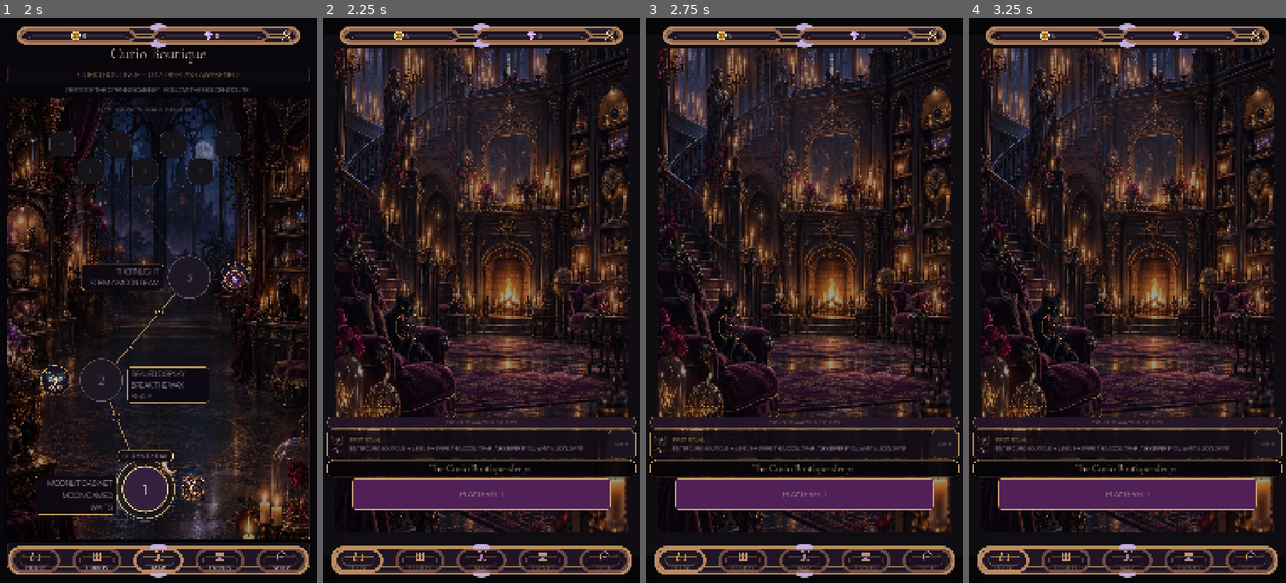
Above: before the commit, frames 1-4 (left to right).
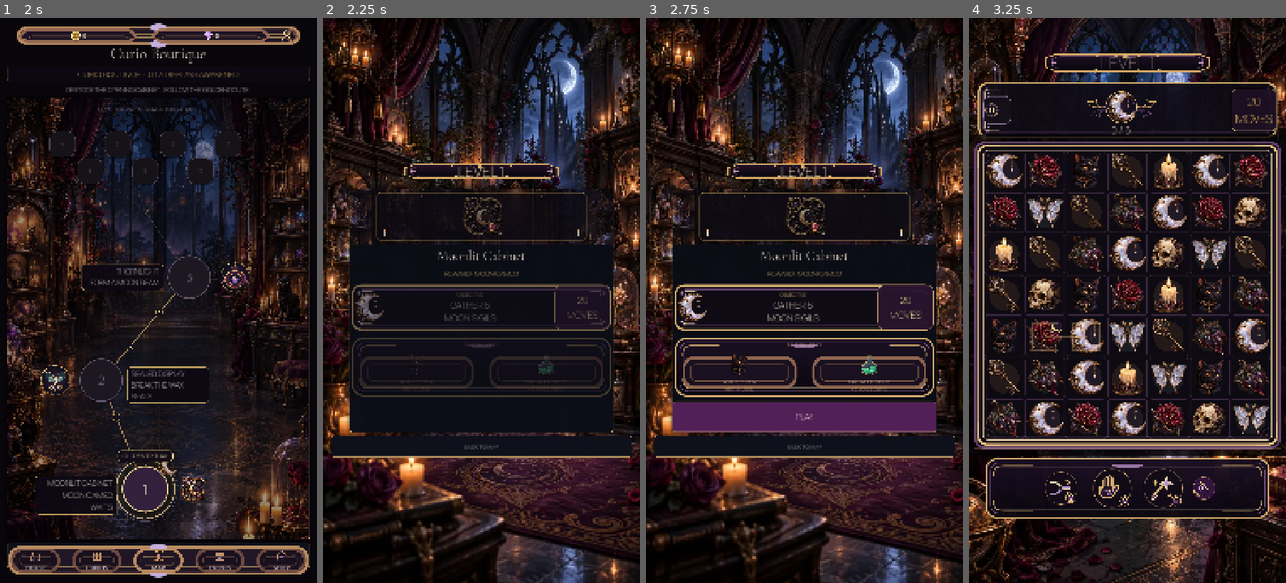
Above: after the commit, the same moments.

Repository: Jay-prodesign/akilta-match3
Game: Godot game, scene res://src/app/app_bootstrap.tscn
Same seed, same stepped clock (60 frames per second), same inputs: the game is played once before the commit and once after it.
Inputs (mouse positions are in pixels of both pictures, inside the frame that each line leads up to):
- Up to frame 1 (2 s): click "ENTER THE HOUSE" at 0.5 s; click "PLAY LEVEL 1" at 1.25 s
- Up to frame 2 (2.25 s): click "1" at 2 s
- Up to frame 3 (2.75 s): no input
- Up to frame 4 (3.25 s): click (1127, 419) at 2.75 s, where only the run after the commit has a clickable "PLAY"

Frame 1 is identical in both runs. In frame 2, 58% of the frame differs, in the area x 0-100%, y 0-100%; in frame 3, 61%; in frame 4, 58%.
Error before the commit: Invalid assignment of property or key 'text' with value of type 'String' on a base object of type 'null instance'. (res://src/ui/prestart/level_prestart.gd:81)

Commit message:
Bind truthful North Star prestart composition and tactile motion

Diff:
--- a/src/ui/prestart/level_prestart.gd
+++ b/src/ui/prestart/level_prestart.gd
@@ -7,11 +7,13 @@
 const PieceAssetLoader = preload("res://src/match3/presentation/piece_asset_loader.gd")
 const ScreenArt = preload("res://src/ui/shared/screen_art_registry.gd")
 const ProductionChrome = preload("res://src/ui/theme/production_chrome.gd")
-
-@onready var level_label: Label = $Layout/Card/Content/Level
+const HapticsController = preload("res://src/feedback/haptics_controller.gd")
+const Typography = preload("res://src/ui/theme/typography.gd")
+
+@onready var level_label: Label = $Layout/LevelPlaque/Level
 @onready var title_label: Label = $Layout/Card/Content/Title
-@onready var objective_label: Label = $Layout/Card/Content/Objective
-@onready var moves_label: Label = $Layout/Card/Content/Moves
+@onready var objective_label: Label = $Layout/Card/Content/ObjectiveBand/Row/ObjectiveCluster/Copy/Objective
+@onready var moves_label: Label = $Layout/Card/Content/ObjectiveBand/Row/MovesPlate/Moves
 @onready var reward_label: Label = $Layout/Card/Content/Reward
 @onready var note_label: Label = $Layout/Card/Content/Note
 @onready var ritual_art: Control = $Layout/Card/Content/RitualArt
@@ -19,28 +21,54 @@
 @onready var back_button: Button = $Layout/Back
 @onready var world_backdrop: TextureRect = $NorthStarWorldBackdrop
 @onready var level_artwork: TextureRect = $Layout/Card/Content/RitualArt/LevelArtwork
+@onready var objective_icon: TextureRect = $Layout/Card/Content/ObjectiveBand/Row/ObjectiveCluster/Icon
+@onready var level_plaque: PanelContainer = $Layout/LevelPlaque
+@onready var objective_band: PanelContainer = $Layout/Card/Content/ObjectiveBand
+@onready var ritual_aids: PanelContainer = $Layout/Card/Content/RitualAids
+@onready var keeper_chip: PanelContainer = $Layout/Card/Content/RitualAids/Column/AidRow/KeeperChip
+@onready var recovery_chip: PanelContainer = $Layout/Card/Content/RitualAids/Column/AidRow/RecoveryChip
 @onready var keeper_aid_art: TextureRect = $Layout/Card/Content/RitualAids/Column/AidRow/KeeperChip/Content/Art
 @onready var recovery_aid_art: TextureRect = $Layout/Card/Content/RitualAids/Column/AidRow/RecoveryChip/Content/Art
 
 const AID_ART_PATHS := {
-	"hint": "res://assets/pieces/moon_sigil.webp",
+	"hint": "res://assets/pieces/black_cat.webp",
 	"plus_moves": "res://assets/pieces/potion.webp"
 }
+const OBJECTIVE_ART_PATHS := {
+	"moon": "res://assets/pieces/moon_sigil.webp",
+	"rose": "res://assets/pieces/thorn_rose.webp",
+	"moth": "res://assets/pieces/luna_moth.webp",
+	"wax_seal": "res://assets/blockers/ch01_blocker_wax_seal_intact_v01.webp"
+}
 
 var level_number: int = 1
+var haptics = HapticsController.new()
+var _reduced_motion := false
+var _intro_tween: Tween
 
 func _ready() -> void:
 	ProductionChrome.apply_primary($Layout/Card)
-	ProductionChrome.apply_compact_panel($Layout/Card/Content/RitualAids/Column/AidRow/KeeperChip, "prestart_keeper_aid")
-	ProductionChrome.apply_compact_panel($Layout/Card/Content/RitualAids/Column/AidRow/RecoveryChip, "prestart_recovery_aid")
-	ProductionChrome.apply_action_button(start_button, "primary", "prestart_play")
-	ProductionChrome.apply_action_button(back_button, "utility", "prestart_back")
+	ProductionChrome.apply_gameplay_level_plaque(level_plaque)
+	ProductionChrome.apply_gameplay_shell(objective_band, "objective")
+	ProductionChrome.apply_gameplay_booster_tray(ritual_aids)
+	ProductionChrome.apply_compact_panel(keeper_chip, "prestart_keeper_aid")
+	ProductionChrome.apply_compact_panel(recovery_chip, "prestart_recovery_aid")
+	ProductionChrome.apply_gameplay_action_button(start_button, "primary", "prestart_play")
+	ProductionChrome.apply_gameplay_action_button(back_button, "utility", "prestart_back")
+	var display_font := Typography.display_font()
+	if display_font != null:
+		level_label.add_theme_font_override("font", display_font)
+		title_label.add_theme_font_override("font", display_font)
 	world_backdrop.texture = ScreenArt.texture("prestart_bg_curio_boutique")
 	level_artwork.texture = ScreenArt.texture("prestart_ch01_level01_art")
+	objective_icon.texture = PieceAssetLoader.ornament(String(OBJECTIVE_ART_PATHS["moon"]))
 	keeper_aid_art.texture = PieceAssetLoader.ornament(String(AID_ART_PATHS["hint"]))
 	recovery_aid_art.texture = PieceAssetLoader.ornament(String(AID_ART_PATHS["plus_moves"]))
+	_wire_tactile_button(start_button)
+	_wire_tactile_button(back_button)
 	start_button.pressed.connect(func(): start_requested.emit(level_number))
 	back_button.pressed.connect(func(): back_requested.emit())
+	call_deferred("_play_intro")
 
 func aid_asset_contract() -> Dictionary:
 	var loaded := {}
@@ -59,9 +87,11 @@
 		"authored_world_backdrop": world_backdrop != null and world_backdrop.texture != null,
 		"authored_level_artwork": level_artwork != null and level_artwork.texture != null,
 		"authored_ritual_aids": keeper_aid_art != null and keeper_aid_art.texture != null and recovery_aid_art != null and recovery_aid_art.texture != null,
-		"north_star_readability": title_label != null and title_label.get_theme_font_size("font_size") >= 48 and objective_label != null and objective_label.get_theme_font_size("font_size") >= 32 and start_button != null and start_button.custom_minimum_size.y >= 84.0,
+		"north_star_readability": title_label != null and title_label.get_theme_font_size("font_size") >= 44 and objective_label != null and objective_label.get_theme_font_size("font_size") >= 28 and start_button != null and start_button.custom_minimum_size.y >= 84.0,
+		"north_star_decision_stack": level_plaque != null and level_plaque.custom_minimum_size.y >= 84.0 and ritual_art != null and ritual_art.custom_minimum_size.y <= 210.0 and objective_band != null and objective_band.custom_minimum_size.y >= 150.0 and ritual_aids != null and ritual_aids.custom_minimum_size.y >= 190.0,
+		"truthful_aid_semantics": ($Layout/Card/Content/RitualAids/Column/RitualAidsHeading as Label).text == "RITUAL AIDS" and ($Layout/Card/Content/RitualAids/Column/AidRow/KeeperChip/Content/State as Label).text.contains("HINT") and ($Layout/Card/Content/RitualAids/Column/AidRow/RecoveryChip/Content/State as Label).text.contains("ON FAIL"),
 		"note_subordinate": note_label != null and not note_label.visible,
-		"asset_backed_prestart_chrome": ($Layout/Card as PanelContainer).get_theme_stylebox("panel") is StyleBoxTexture and ($Layout/Card/Content/RitualAids/Column/AidRow/KeeperChip as PanelContainer).get_theme_stylebox("panel") is StyleBoxTexture and ($Layout/Card/Content/RitualAids/Column/AidRow/RecoveryChip as PanelContainer).get_theme_stylebox("panel") is StyleBox …(137 unchanged characters)…
+		"asset_backed_prestart_chrome": ($Layout/Card as PanelContainer).get_theme_stylebox("panel") is StyleBoxTexture and level_plaque.get_theme_stylebox("panel") is StyleBoxTexture and objective_band.get_theme_stylebox("panel") is StyleBoxTexture and ritual_aids.get_theme_stylebox("panel") is StyleBoxTexture and keeper_chip.get_theme_stylebox("panel") is StyleBoxTexture and recovery_chip.get_theme_stylebox("panel") is StyleBox …(137 unchanged characters)…
 		"runtime_ui_factory": false
 	}
 
@@ -80,17 +110,21 @@
 	var data: Dictionary = parsed
 	level_label.text = "LEVEL %d" % level_number
 	title_label.text = String(data.get("title", "Hidden Display"))
-	moves_label.text = "%d MOVES" % int(data.get("moves", 0))
+	moves_label.text = "%d\nMOVES" % int(data.get("moves", 0))
 	var objective_type := String(data.get("objective", ""))
 	if objective_type == "collect_family":
-		objective_label.text = "GOAL · GATHER %d %s SIGILS" % [
+		var family := String(data.get("objective_family", "moon"))
+		objective_label.text = "GATHER %d\n%s SIGILS" % [
 			int(data.get("objective_target", 0)),
-			String(data.get("objective_family", "")).to_upper()
+			family.to_upper()
 		]
+		objective_icon.texture = PieceAssetLoader.ornament(String(OBJECTIVE_ART_PATHS.get(family, OBJECTIVE_ART_PATHS["moon"])))
 	elif objective_type == "clear_blockers":
-		objective_label.text = "GOAL · BREAK THE HOUSE SEALS"
+		objective_label.text = "BREAK\nHOUSE SEALS"
+		objective_icon.texture = PieceAssetLoader.ornament(String(OBJECTIVE_ART_PATHS["wax_seal"]))
 	else:
-		objective_label.text = "GOAL · AWAKEN THE DISPLAY"
+		objective_label.text = "AWAKEN\nDISPLAY"
+		objective_icon.texture = PieceAssetLoader.ornament(String(OBJECTIVE_ART_PATHS["moon"]))
 	var curio_id := String(data.get("reward_curio", "moon_cameo"))
 	var curio := curio_id.replace("_", " ").capitalize()
 	if replay:
@@ -108,3 +142,59 @@
 		level_artwork.texture = ScreenArt.texture("prestart_ch01_level01_art" if level_number == 1 else "prestart_ch01_shared_art")
 		ritual_art.queue_redraw()
 	return true
+
+
+func apply_presentation_settings(state: Dictionary) -> void:
+	_reduced_motion = bool(state.get("reduced_motion", false))
+	haptics.apply_settings(state)
+
+func _wire_tactile_button(button: Button) -> void:
+	if button == null:
+		return
+	button.button_down.connect(func(): _press_tactile_button(button))
+	button.button_up.connect(func(): _release_tactile_button(button))
+	button.mouse_exited.connect(func(): _release_tactile_button(button))
+
+func _press_tactile_button(button: Button) -> void:
+	if button == null or button.disabled:
+		return
+	button.pivot_offset = button.size * 0.5
+	haptics.request_ui()
+	button.modulate = Color(1.04, 1.02, 1.06, 1.0)
+	if _reduced_motion:
+		return
+	var tween := create_tween()
+	tween.set_trans(Tween.TRANS_QUAD).set_ease(Tween.EASE_OUT)
+	tween.tween_property(button, "scale", Vector2(0.95, 0.95), 0.065)
+
+func _release_tactile_button(button: Button) -> void:
+	if button == null:
+		return
+	button.pivot_offset = button.size * 0.5
+	if _reduced_motion:
+		button.scale = Vector2.ONE
+		button.modulate = Color.WHITE
+		return
+	var tween := create_tween()
+	tween.set_parallel(true)
+	tween.tween_property(button, "scale", Vector2.ONE, 0.14).set_trans(Tween.TRANS_BACK).set_ease(Tween.EASE_OUT)
+	tween.tween_property(button, "modulate", Color.WHITE, 0.12).set_trans(Tween.TRANS_QUAD).set_ease(Tween.EASE_OUT)
+
+func _play_intro() -> void:
+	if _reduced_motion:
+		return
+	if _intro_tween != null and _intro_tween.is_valid():
+		_intro_tween.kill()
+	var reveal_nodes: Array[Control] = [level_plaque, ritual_art, objective_band, ritual_aids, start_button]
+	_intro_tween = create_tween()
+	_intro_tween.set_parallel(true)
+	for index in range(reveal_nodes.size()):
+		var node := reveal_nodes[index]
+		if node == null:
+			continue
+		node.pivot_offset = node.size * 0.5
+		node.modulate = Color(1, 1, 1, 0)
+		node.scale = Vector2(0.97, 0.97)
+		var delay := float(index) * 0.045
+		_intro_tween.tween_property(node, "modulate", Color.WHITE, 0.18).set_delay(delay)
+		_intro_tween.tween_property(node, "scale", Vector2.ONE, 0.26).set_delay(delay).set_trans(Tween.TRANS_BACK).set_ease(Tween.EASE_OUT)
